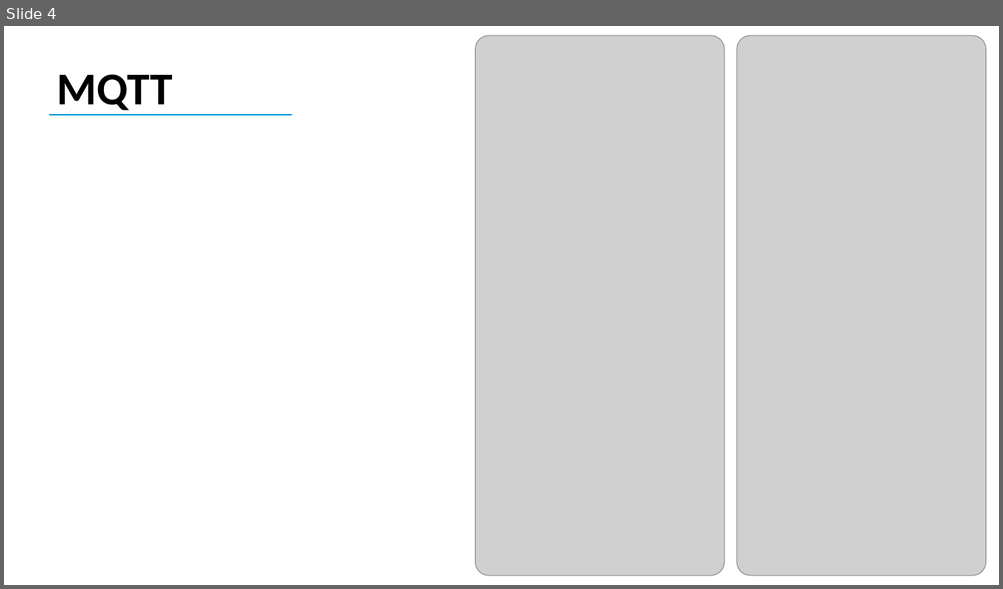
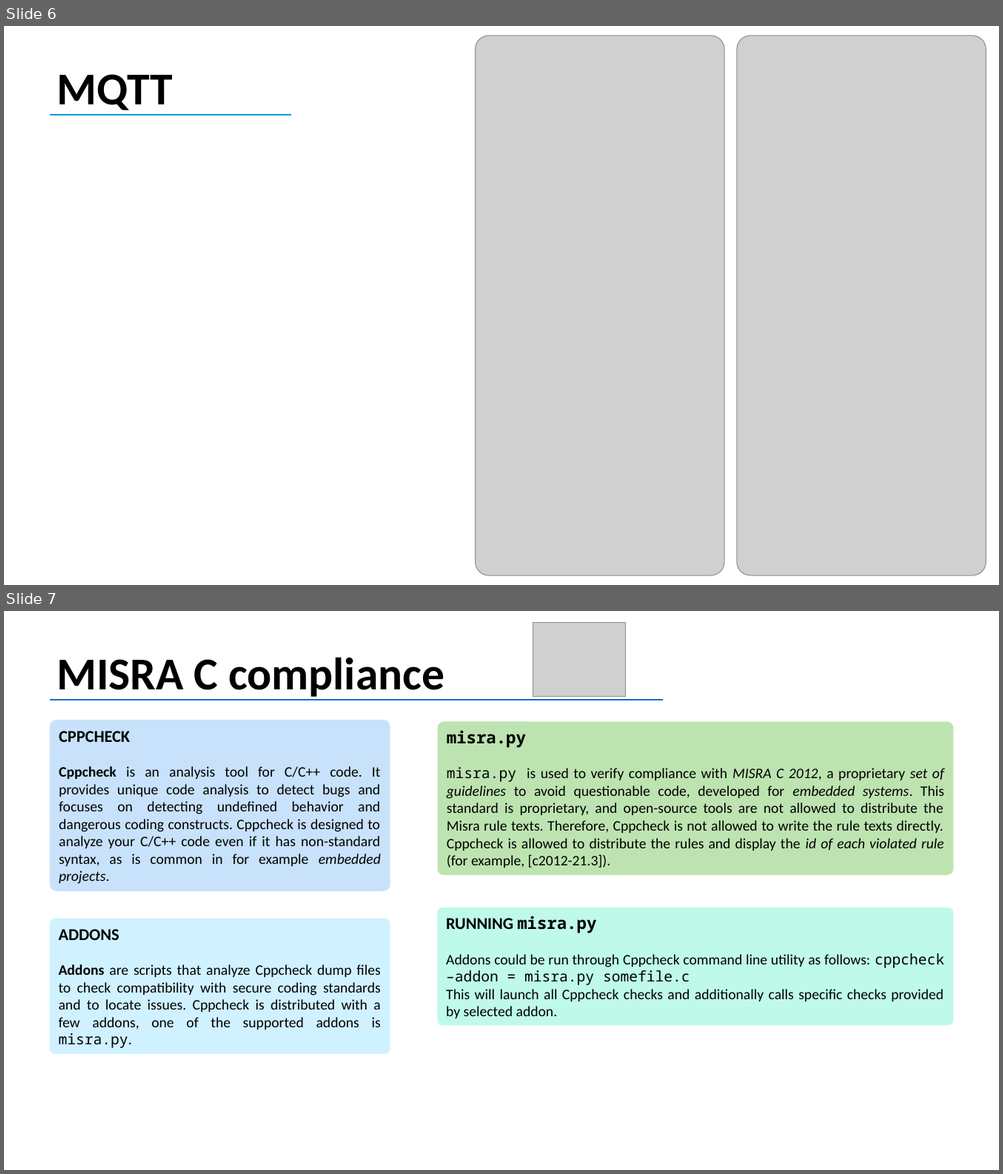
Before and after one commit to fedyhajali/security-system, a slide deck: Alarm System.pptx. Shown one above the other, each under a label of ours: slide 4 before the commit, slides 6 and 7 after it. The pictures are 1003x589 and 1003x1174 pixels, drawn with LibreOffice and Linux fonts; fonts in the diff are those of the drawing; grey boxes stand for pictures. Boxes give left, top, right and bottom in pixels: in the first picture for what was removed or moved away, otherwise in the second. Text is boxed around its words. In the diff, an @@ line names an element or a change of style, - is before the commit and + after.

```diff
--- a/Alarm System.pptx
+++ b/Alarm System.pptx
@@ slide 7 added at (4, 611, 999, 1170), background #FFFFFF @@
@@ picture added at (533, 622, 626, 696) @@
@@ text added at (57, 657, 444, 701), 44 pt, text #000000, bold @@
+MISRA C compliance
@@ line added from (50, 700) to (663, 700), #0F6FC6 1.5 pt @@
@@ rounded rectangle added at (50, 720, 390, 891), fill #91C6F7 at 50% opacity, 14 pt, text #000000 @@
+CPPCHECK
+Cppcheck is an analysis tool for C/C++ code. It provides unique code analysis to detect bugs and focuses on detecting undefined behavior and dangerous coding constructs. Cppcheck is designed to analyze your C/C++ code even if it has non-standard syntax, as is common in for example embedded projects.
@@ rounded rectangle added at (438, 721, 953, 875), fill #BDE4B0, 14 pt, text #000000 @@
+misra.py
+misra.py is used to verify compliance with MISRA C 2012, a proprietary set of guidelines to avoid questionable code, developed for embedded systems. This standard is proprietary, and open-source tools are not allowed to distribute the Misra rule texts. Therefore, Cppcheck is not allowed to write the rule texts directly. Cppcheck is allowed to distribute the rules and display the id of each violated rule (for example, [c2012-21.3]).
@@ rounded rectangle added at (50, 918, 390, 1054), fill #A3E5FF at 50% opacity, 14 pt, text #000000 @@
+ADDONS
+Addons are scripts that analyze Cppcheck dump files to check compatibility with secure coding standards and to locate issues. Cppcheck is distributed with a few addons, one of the supported addons is misra.py.
@@ rounded rectangle added at (438, 908, 953, 1026), fill #80F4D6 at 50% opacity, 14 pt, text #000000 @@
+RUNNING misra.py
+Addons could be run through Cppcheck command line utility as follows: cppcheck –addon = misra.py somefile.c
+This will launch all Cppcheck checks and additionally calls specific checks provided by selected addon.
@@ what was slide 4 is now slide 6 @@
```
Also in this commit, not shown: 3 slides changed, 7 other slides added, 1 other file.
